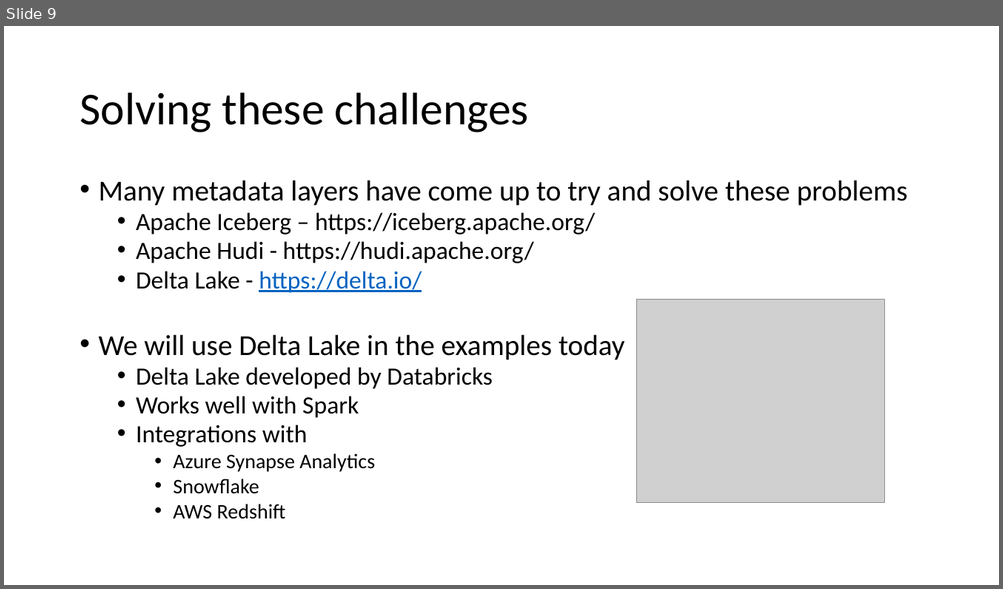
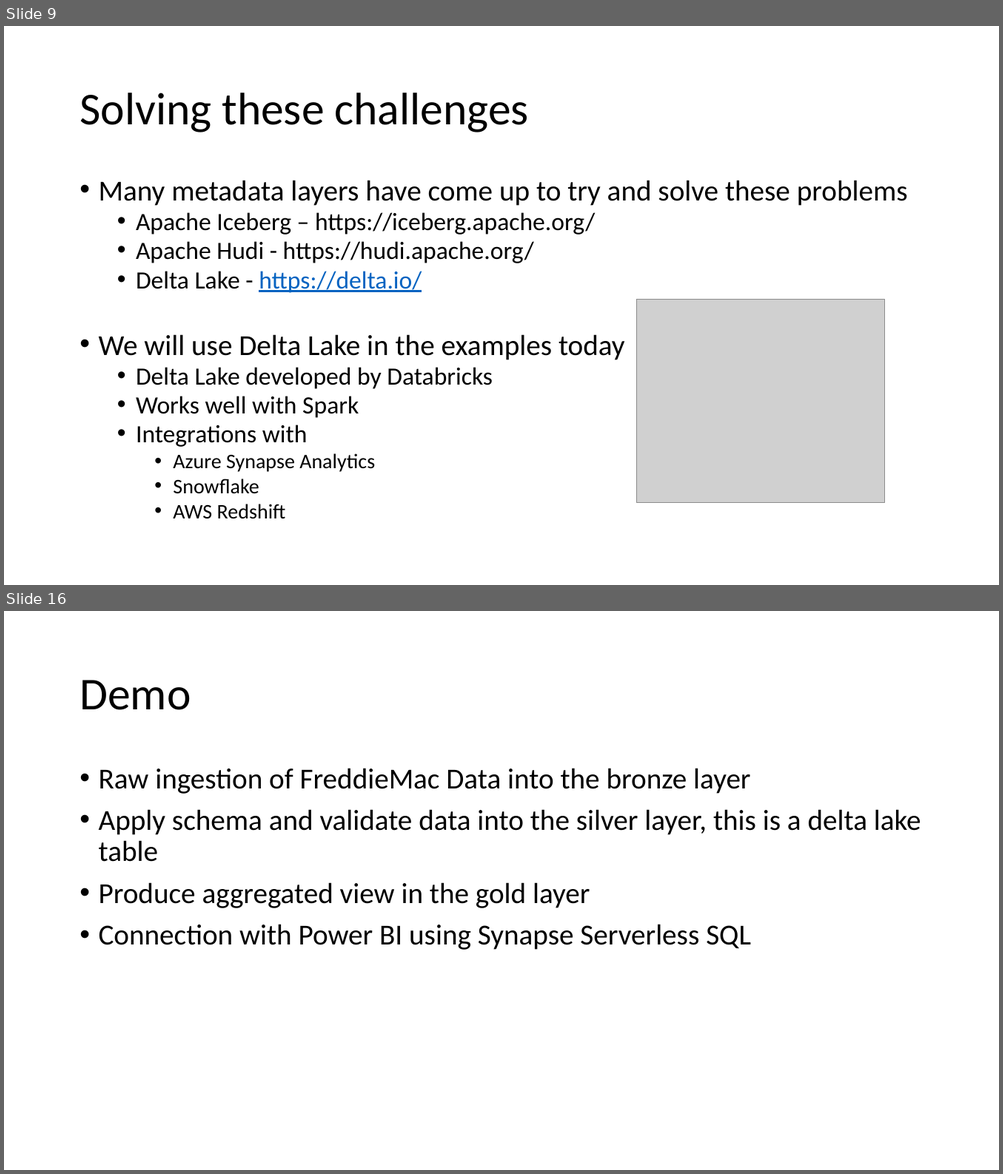
Before and after one commit to shswindell42/Presentations, a slide deck: Building a Data Lakehouse/Building a Data Lakehouse.pptx. Shown one above the other, each under a label of ours: slide 9 before the commit, slides 9 and 16 after it; the slides between them are not shown. The pictures are 1003x589 and 1003x1174 pixels, drawn with LibreOffice and Linux fonts; fonts in the diff are those of the drawing; grey boxes stand for pictures. Boxes give left, top, right and bottom in pixels: in the first picture for what was removed or moved away, otherwise in the second. Text is boxed around its words. In the diff, an @@ line names an element or a change of style, - is before the commit and + after.

```diff
--- a/Building a Data Lakehouse/Building a Data Lakehouse.pptx
+++ b/Building a Data Lakehouse/Building a Data Lakehouse.pptx
@@ slide 16 added at [4,611,999,1170], background #FFFFFF @@
@@ title added at [79,680,190,710], 44 pt, text #000000 @@
+Demo
@@ text added at [99,768,921,950], 28 pt, text #000000 @@
+• Raw ingestion of FreddieMac Data into the bronze layer
+• Apply schema and validate data into the silver layer, this is a delta lake table
+• Produce aggregated view in the gold layer
+• Connection with Power BI using Synapse Serverless SQL
```
Also in this commit, not shown: 4 slides changed, 6 other slides added, 1 slide removed.
